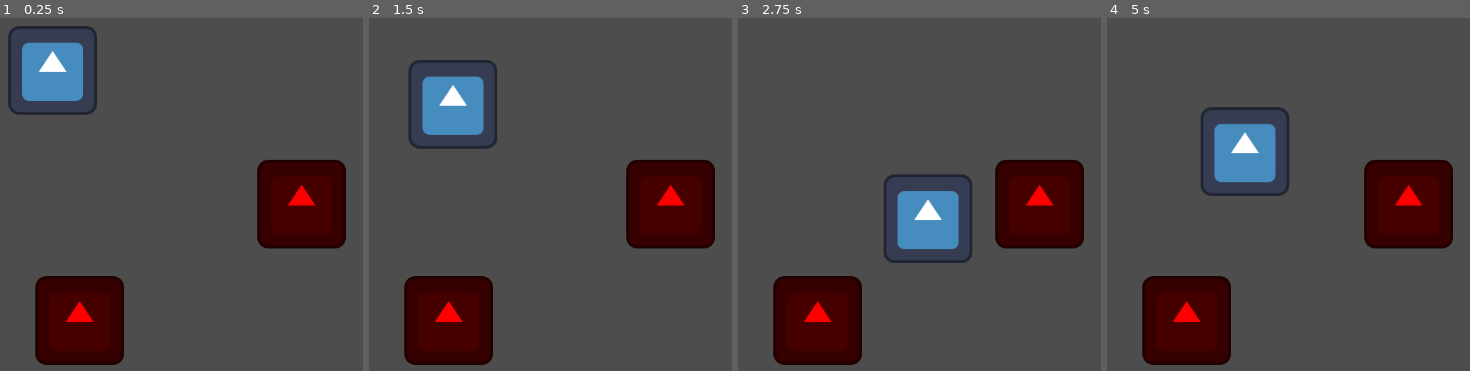
Above: before the commit, frames 1-4 (left to right).
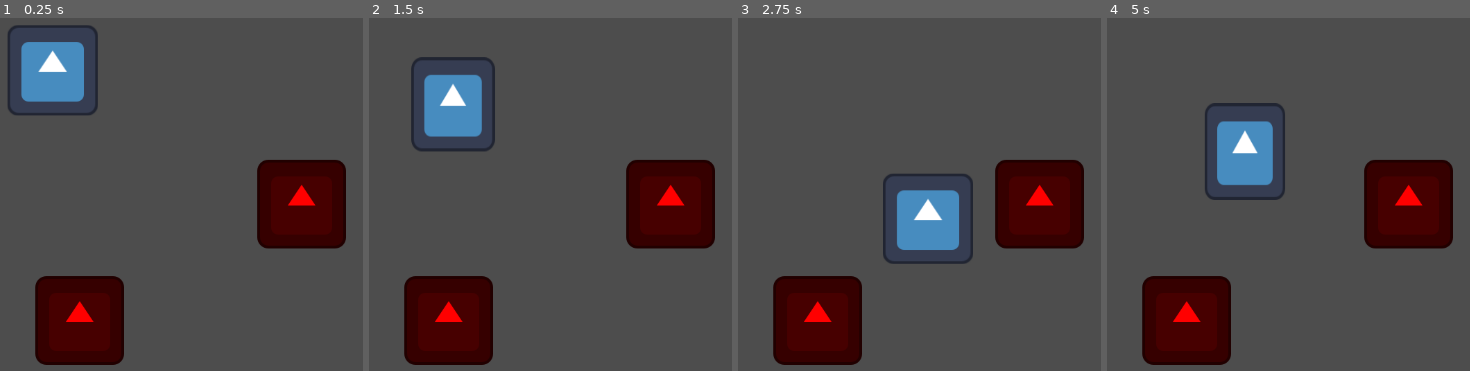
Above: after the commit, the same moments.

Repository: PietPadda/Godot_2D_ARPG
Game: Godot game, scene res://scenes/levels/main.tscn
The game is run twice, just before and just after one commit, with the same random seed, the same clock (stepped at 60 frames per second) and the same inputs. The engine's default icon, where the game draws it, is replaced by a stand-in: a white triangle on a blue panel in a dark square.
Inputs (mouse positions are in pixels of both pictures, inside the frame that each line leads up to):
- Up to frame 1 (0.25 s): no input
- Up to frame 2 (1.5 s): move the mouse to (outside the picture) at 0.52 s; hold Space (attack) 0.53-1.28 s; move the mouse to (557, 219) at 1.27 s; click (557, 219) at 1.35 s
- Up to frame 3 (2.75 s): move the mouse to (outside the picture) at 2.02 s; hold Space (attack) from 2.03 s (still down)
- Up to frame 4 (5 s): move the mouse to (1415, 286) at 2.77 s; release Space (attack) at 2.78 s; click (1415, 286) at 2.85 s; move the mouse to (outside the picture) at 3.52 s; hold Space (attack) 3.53-4.28 s; move the mouse to (1215, 127) at 4.27 s; click (1215, 127) at 4.35 s

The runs differ from the first frame. In frame 1, 0.6% of the frame differs, in the area x 2-27%, y 1-28%; in frame 2, 1.3%; in frame 3, 0.5%; in frame 4, 1.9%, in the area x 25-51%, y 24-52%.

Commit message:
feat(animation): drive player animations via the FSM

Diff:
--- a/scenes/player/player.tscn
+++ b/scenes/player/player.tscn
@@ -12,6 +12,79 @@
 [ext_resource type="Script" uid="uid://cnpddeatw31gb" path="res://scripts/player/states/player_chase_state.gd" id="6_fm80t"]
 [ext_resource type="Script" uid="uid://bci6iykvj8w5a" path="res://scripts/components/attack_component.gd" id="10_je7p5"]
 [ext_resource type="Resource" uid="uid://t8iutpr512nx" path="res://data/stats/player_melee_attack.tres" id="11_fm80t"]
+[ext_resource type="Script" uid="uid://cnaea40kdh1f3" path="res://scripts/components/animation_component.gd" id="13_gx1jg"]
+
+[sub_resource type="Animation" id="Animation_fm80t"]
+resource_name = "Idle"
+loop_mode = 1
+tracks/0/type = "value"
+tracks/0/imported = false
+tracks/0/enabled = true
+tracks/0/path = NodePath("Sprite2D:scale")
+tracks/0/interp = 1
+tracks/0/loop_wrap = true
+tracks/0/keys = {
+"times": PackedFloat32Array(0, 0.5, 1),
+"transitions": PackedFloat32Array(1, 1, 1),
+"update": 0,
+"values": [Vector2(1, 1), Vector2(1.05, 1.05), Vector2(1, 1)]
+}
+
+[sub_resource type="Animation" id="Animation_gx1jg"]
+length = 0.001
+tracks/0/type = "value"
+tracks/0/imported = false
+tracks/0/enabled = true
+tracks/0/path = NodePath("Sprite2D:scale")
+tracks/0/interp = 1
+tracks/0/loop_wrap = true
+tracks/0/keys = {
+"times": PackedFloat32Array(0),
+"transitions": PackedFloat32Array(1),
+"update": 0,
+"values": [Vector2(1, 1)]
+}
+
+[sub_resource type="Animation" id="Animation_ugbui"]
+resource_name = "Move"
+length = 0.4
+loop_mode = 1
+tracks/0/type = "value"
+tracks/0/imported = false
+tracks/0/enabled = true
+tracks/0/path = NodePath("Sprite2D:scale")
+tracks/0/interp = 1
+tracks/0/loop_wrap = true
+tracks/0/keys = {
+"times": PackedFloat32Array(0, 0.2, 0.4),
+"transitions": PackedFloat32Array(1, 1, 1),
+"update": 0,
+"values": [Vector2(1, 1), Vector2(0.9, 1.1), Vector2(1, 1)]
+}
+
+[sub_resource type="Animation" id="Animation_fcs02"]
+resource_name = "Attack"
+length = 0.5
+tracks/0/type = "value"
+tracks/0/imported = false
+tracks/0/enabled = true
+tracks/0/path = NodePath("Sprite2D:scale")
+tracks/0/interp = 1
+tracks/0/loop_wrap = true
+tracks/0/keys = {
+"times": PackedFloat32Array(0, 0.1, 0.5),
+"transitions": PackedFloat32Array(1, 1, 1),
+"update": 0,
+"values": [Vector2(1, 1), Vector2(1.5, 1.5), Vector2(1, 1)]
+}
+
+[sub_resource type="AnimationLibrary" id="AnimationLibrary_ugbui"]
+_data = {
+&"Attack": SubResource("Animation_fcs02"),
+&"Idle": SubResource("Animation_fm80t"),
+&"Move": SubResource("Animation_ugbui"),
+&"RESET": SubResource("Animation_gx1jg")
+}
 
 [sub_resource type="CapsuleShape2D" id="CapsuleShape2D_dovo2"]
 radius = 63.0
@@ -19,6 +92,14 @@
 
 [node name="Player" type="CharacterBody2D"]
 script = ExtResource("1_dovo2")
+
+[node name="AnimationComponent" type="Node" parent="."]
+script = ExtResource("13_gx1jg")
+
+[node name="AnimationPlayer" type="AnimationPlayer" parent="."]
+libraries = {
+&"": SubResource("AnimationLibrary_ugbui")
+}
 
 [node name="StateMachine" type="Node" parent="." node_paths=PackedStringArray("initial_state")]
 script = ExtResource("2_qek5x")
--- /dev/null
+++ b/scripts/components/animation_component.gd
@@ -0,0 +1,16 @@
+# animation_component.gd
+# A component to simplify playing animations on its parent.
+class_name AnimationComponent
+extends Node
+
+@onready var animation_player: AnimationPlayer = get_parent().get_node("AnimationPlayer")
+
+# A public function to play a named animation.
+func play_animation(anim_name: String) -> void:
+	# Check if the animation exists to prevent errors.
+	if not animation_player.has_animation(anim_name):
+		push_warning("Animation '%s' not found." % anim_name)
+		return
+
+	# Play the new animation.
+	animation_player.play(anim_name)
--- a/scripts/player/states/player_attack_state.gd
+++ b/scripts/player/states/player_attack_state.gd
@@ -7,6 +7,7 @@
 
 # A reference to the AttackComponent.
 @onready var attack_component: AttackComponent = get_owner().get_node("AttackComponent")
+@onready var animation_component: AnimationComponent = get_owner().get_node("AnimationComponent")
 
 func enter() -> void:
 	print("Entering Attack State")
@@ -14,6 +15,7 @@
 		# If we enter this state without a valid target, exit immediately.
 		state_machine.change_state("Idle")
 		return
+	animation_component.play_animation("Attack") # play Attack anim
 	# Tell the component to do its job.
 	attack_component.execute(target)
 	# Listen for the component to tell us when it's done.
--- a/scripts/player/states/player_chase_state.gd
+++ b/scripts/player/states/player_chase_state.gd
@@ -8,6 +8,7 @@
 @onready var player: CharacterBody2D = get_owner()
 @onready var movement_component: MovementComponent = player.get_node("MovementComponent")
 @onready var attack_component: AttackComponent = player.get_node("AttackComponent")
+@onready var animation_component: AnimationComponent = player.get_node("AnimationComponent")
 
 func enter() -> void:
 	print("Entering Chase State")
@@ -18,6 +19,7 @@
 		return # early exit
 
 	movement_component.set_movement_target(target.global_position) # update target position
+	animation_component.play_animation("Move") # play Move Anim
 
 func process_physics(delta: float) -> void:
 	# First, check if our target still exists.
--- a/scripts/player/states/player_idle_state.gd
+++ b/scripts/player/states/player_idle_state.gd
@@ -6,6 +6,11 @@
 # References to the player's nodes we need to interact with.
 @onready var player: CharacterBody2D = get_owner()
 @onready var movement_component: MovementComponent = player.get_node("MovementComponent")
+@onready var animation_component: AnimationComponent = player.get_node("AnimationComponent")
+
+func enter() -> void:
+	# Play Idle Anim on Entering
+	animation_component.play_animation("Idle")
 
 func process_input(event: InputEvent) -> void:
 	# When the move action is pressed, we want to start moving.
--- a/scripts/player/states/player_move_state.gd
+++ b/scripts/player/states/player_move_state.gd
@@ -5,11 +5,12 @@
 
 @onready var player: CharacterBody2D = get_owner()
 @onready var movement_component: MovementComponent = player.get_node("MovementComponent")
-
+@onready var animation_component: AnimationComponent = player.get_node("AnimationComponent")
 
 func enter() -> void:
 	# For debugging, let's see when we enter this state.
 	print("Entering Move State")
+	animation_component.play_animation("Move") # play Move anim
 
 func exit() -> void:
 	# For debugging, let's see when we exit.
Not shown: 1 places in scenes/player/player.tscn that only renumber resources
Not shown, added: scripts/components/animation_component.gd.uid
